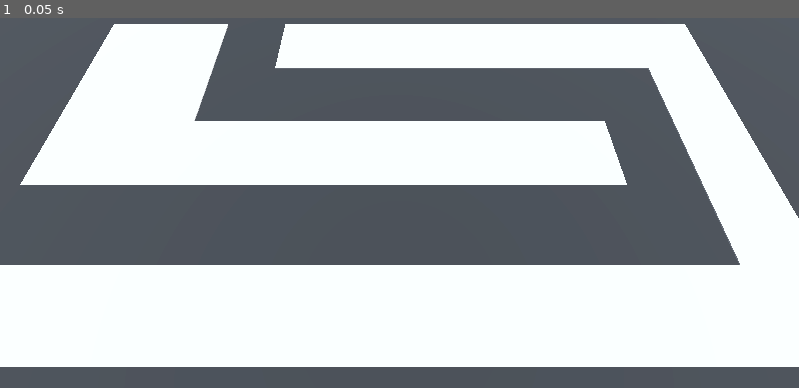
Above: before the commit, frame 1.
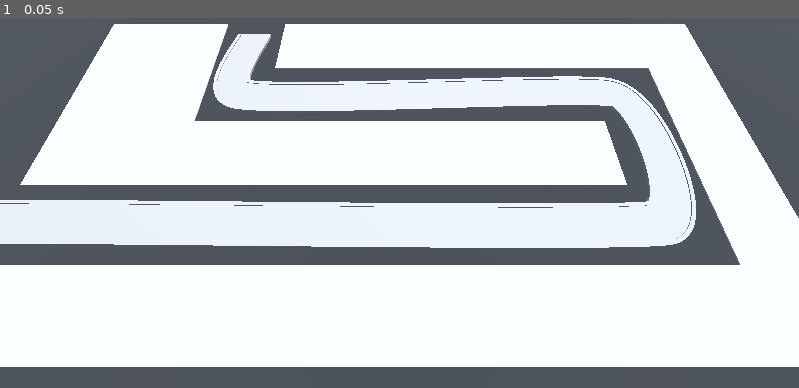
Above: after the commit, the same moment.

Repository: MateuszKosowski/Barbarian-Tower-Defense
Game: Godot game, scene res://Scenes/BaseLvl.tscn
The game is run twice, just before and just after one commit, with the same random seed, the same clock (stepped at 60 frames per second) and the same inputs. The project has no main scene, so this scene is started directly.
Inputs:
- Up to frame 1 (0.05 s): no input

The runs differ from the first frame. In frame 1, 16% of the frame differs, in the area x 0-88%, y 4-63%.

Commit message:
Add route

Diff:
--- a/Scenes/BaseLvl.tscn
+++ b/Scenes/BaseLvl.tscn
@@ -17,6 +17,13 @@
 
 [sub_resource type="StandardMaterial3D" id="StandardMaterial3D_hrl7y"]
 albedo_color = Color(0.136826, 0.136826, 0.136826, 1)
+
+[sub_resource type="Curve3D" id="Curve3D_4m5k7"]
+_data = {
+"points": PackedVector3Array(-1.51058, 0, 0.228734, 1.51058, 0, -0.228734, -23, 0, 6, -1.85923, 0, 0.433526, 1.85923, 0, -0.433526, 13, 0, 6, 1.92146, 0, 0.553422, -1.92146, 0, -0.553422, 13, 0, -2, 1.37752, 0, 0.884047, -1.37752, 0, -0.884047, -9.941, 0, -1.99, 0.125999, 0, 0.381417, -0.125999, 0, -0.381417, -9.89422, 0, -6.95885),
+"tilts": PackedFloat32Array(0, 0, 0, 0, 0)
+}
+point_count = 5
 
 [node name="BaseLvl" type="Node3D"]
 
@@ -40,6 +47,49 @@
 cell_size = Vector3(4, 4, 4)
 cell_center_y = false
 data = {
-"cells": PackedInt32Array(65531, 65535, 0, 4, 65535, 0, 4, 6 …(198 unchanged characters)…  1, 2, 0, 2, 2, 0, 3, 2, 0, 4, 2, 0, 4, 1, 0, 4, 0, 0, 65534, 65534, 0, 65532, 65535, 0, 65532, 0, 0, 65533, 0, 0, 65534, 0, 0, 65535, 0, 0, 0, 0, 0, 1, 0, 0, 2, 0, 0)
+"cells": PackedInt32Array(65531, 65535, 0, 4, 65535, 0, 4, 6 …(198 unchanged characters)…  1, 2, 0, 2, 2, 0, 3, 2, 0, 4, 2, 0, 4, 0, 0, 65534, 65534, 0, 65532, 65535, 0, 65532, 0, 0, 65533, 0, 0, 65534, 0, 0, 65535, 0, 0, 2, 0, 0, 0, 0, 0, 1, 0, 0, 4, 1, 0)
 }
 metadata/_editor_floor_ = Vector3(0, 0, 0)
+
+[node name="Path3D" type="Path3D" parent="."]
+curve = SubResource("Curve3D_4m5k7")
+metadata/_edit_group_ = true
+
+[node name="Road" type="CSGPolygon3D" parent="Path3D"]
+polygon = PackedVector2Array(-1, 0, -1, 0.1, 1, 0.1, 1, 0)
+mode = 2
+path_node = NodePath("..")
+path_interval_type = 0
+path_interval = 0.15
+path_simplify_angle = 0.0
+path_rotation = 2
+path_local = false
+path_continuous_u = true
+path_u_distance = 1.0
+path_joined = false
+
+[node name="LeftEdge" type="CSGPolygon3D" parent="Path3D"]
+polygon = PackedVector2Array(-1.1, 0, -1.1, 0.15, -0.9, 0.15, -0.9, 0)
+mode = 2
+path_node = NodePath("..")
+path_interval_type = 0
+path_interval = 0.15
+path_simplify_angle = 0.0
+path_rotation = 2
+path_local = false
+path_continuous_u = true
+path_u_distance = 1.0
+path_joined = false
+
+[node name="RightEdge" type="CSGPolygon3D" parent="Path3D"]
+polygon = PackedVector2Array(0.9, 0, 0.9, 0.15, 1.1, 0.15, 1.1, 0)
+mode = 2
+path_node = NodePath("..")
+path_interval_type = 0
+path_interval = 0.15
+path_simplify_angle = 0.0
+path_rotation = 2
+path_local = false
+path_continuous_u = true
+path_u_distance = 1.0
+path_joined = false
Not shown: 4 places in MeshLibraries/SpaceLib.tres that only renumber resources
Not shown: 1 places in Scenes/BaseLvl.tscn that only renumber resources
